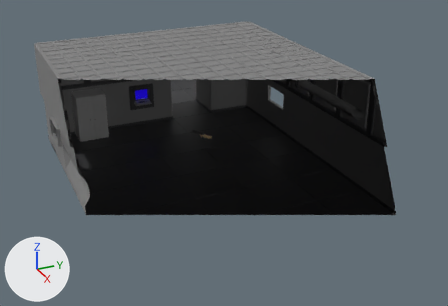
The glTF model assets/modular-demo/modular-demo.gltf, before and after one commit.
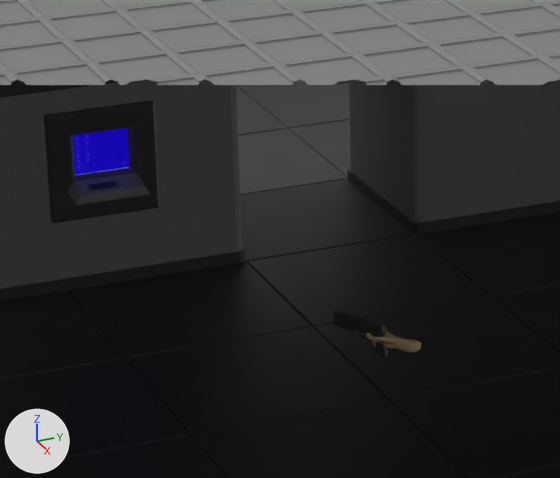
Each version appears first whole from a camera (50 mm lens) standing at (20.95, -13.4, 11.13) and looking at (-2.03, -3.05, -0.37), and next in a close-up on the part from 27% to 54% of the width and 20% to 54% of the height. Arrows for +X, +Y and +Z are at lower left; the lights stay in place. The first two pictures are the older version. Everything nearer to the camera than a plane just in front of the edit is cut away. Where no turn or scale is listed for an object, it has been applied to the vertices. Vertices at exactly the same position are counted once.

Script lines for the objects in view, before the commit:
```python
mat_terminal = principled_material('Terminal')
mat_terminal.texture = img_os2_warp45_rtm_desktop
mat_terminal.emission_color = (0.00653, 0.0, 0.4)  # blue #1300aa
mat_terminal.emission_strength = 1.0
me_cube_001 = bpy.data.meshes.new('Cube.001')
me_cube_001.from_pydata(...)  # 930 vertices, 1856 faces; spans x -0.36..-0.024, y -0.048..0.052, z -0.199..-0.004
me_cube_001.materials.append(mat_arm)  # beige #ffdbac
me_cube_004 = bpy.data.meshes.new('Cube.004')
me_cube_004.from_pydata(...)  # 84 vertices, 162 faces; spans x -5.976..-5.475, y -6.165..-5.011, z 0.862..2.016
# faces by material slot: [160, 2]
me_cube_004.materials.append(mat_trims)  # picture img_output_albedo_tga
me_cube_004.materials.append(mat_terminal)  # picture img_os2_warp45_rtm_desktop, glowing blue #1300aa
me_plane = bpy.data.meshes.new('Plane')
me_plane.from_pydata(...)  # 20 vertices, 34 faces; spans x 0.0..2.0, y 0.0..2.0, z 0.0..0.02
me_plane.materials.append(mat_trims)  # picture img_output_albedo_tga
ob_arm = bpy.data.objects.new('Arm', me_cube_001)
ob_arm.location = (0.008, -4.455, 1.436)
ob_arm.rotation_euler = (-0.122, 0.385, 0.583)  # degrees (-7, 22, 33)
ob_arm.scale = (1.58, 1.58, 1.58)
ob_plane_012 = bpy.data.objects.new('Plane.012', me_plane)
ob_plane_012.location = (-2.0, -8.0, 0.0)
ob_terminal = bpy.data.objects.new('Terminal', me_cube_004)
ob_terminal.location = (0.0, 0.0, 0.0)
# also in view: 'Ceiling.012' at (-1.0, -5.0, 4.38); 'Plane.005' at (-3.0, -1.0, 0.01); 'Plane.053' at (-11.0, -3.0, 0.01); 'Plane.050' at (-5.5, -0.5, 1.1); 'Plane.007' at (-3.0, -5.0, 0.01)
```
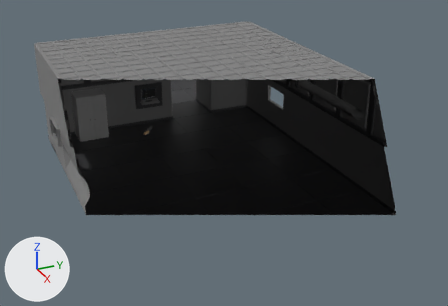
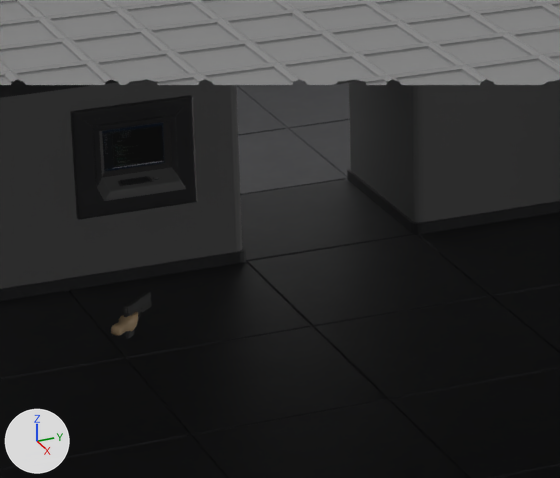
What differs and where, as boxes [x1, y1, x2, y2] in the close-ups (560 x 478 px):
'Terminal', surface changed, moved, rescaled (blue to black, 10% wider)
    before: [44, 100, 159, 223]
    after: [70, 95, 197, 220]
'Gun', moved, turned
    before: [333, 311, 388, 356]
    after: [123, 292, 152, 338]
'Arm', moved, turned
    before: [366, 330, 421, 353]
    after: [111, 312, 138, 336]

The edits, one by one:
Picture 'vs_vulkan' (img_vs_vulkan) is new.
In material 'Terminal' (mat_terminal), emission_color is no longer (0.00653, 0.0, 0.4), blue #1300aa.
In material 'Terminal' (mat_terminal), emission_strength is no longer 1.0.
Material 'Terminal' (mat_terminal) changes its picture from img_os2_warp45_rtm_desktop to img_vs_vulkan.
me_cube_004 is used by ob_terminal; location (0.0, 0.0, 0.0).
me_cube_004 had 84 vertices, 162 faces and spanned x -5.976..-5.475, y -6.165..-5.011, z 0.862..2.016.
me_cube_004 now has 84 vertices, 162 faces and spans x -5.976..-5.475, y -5.886..-4.593, z 0.862..2.016.
me_cube_004 part 1: the whole mesh is scaled about its middle by (1, 1.12, 1), then moved by (0.0, 0.349, 0.0).
Object 'Arm' (ob_arm) moves from (0.008, -4.455, 1.436) to (-1.556, -6.809, 1.388).
Object 'Arm' (ob_arm) turns from (-7, 22, 33) to (-6.6, 14, -36) degrees about x, y and z.
